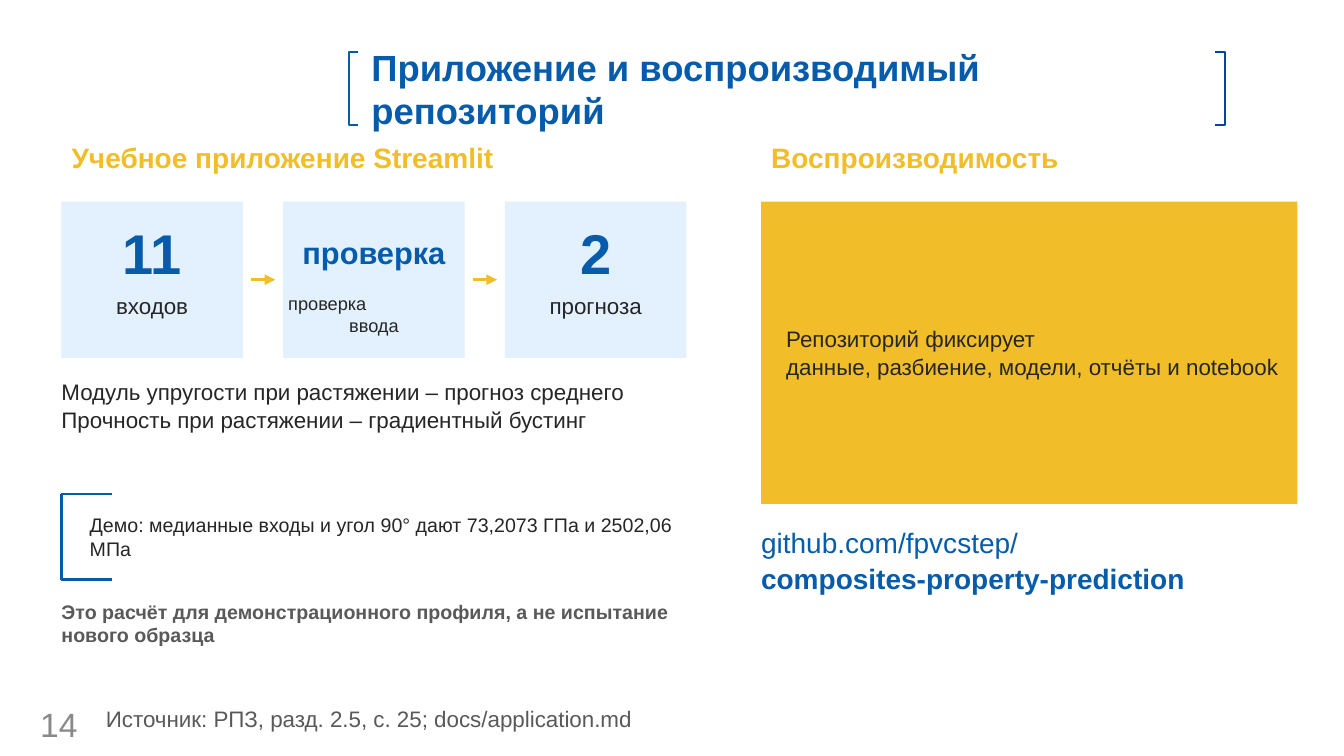
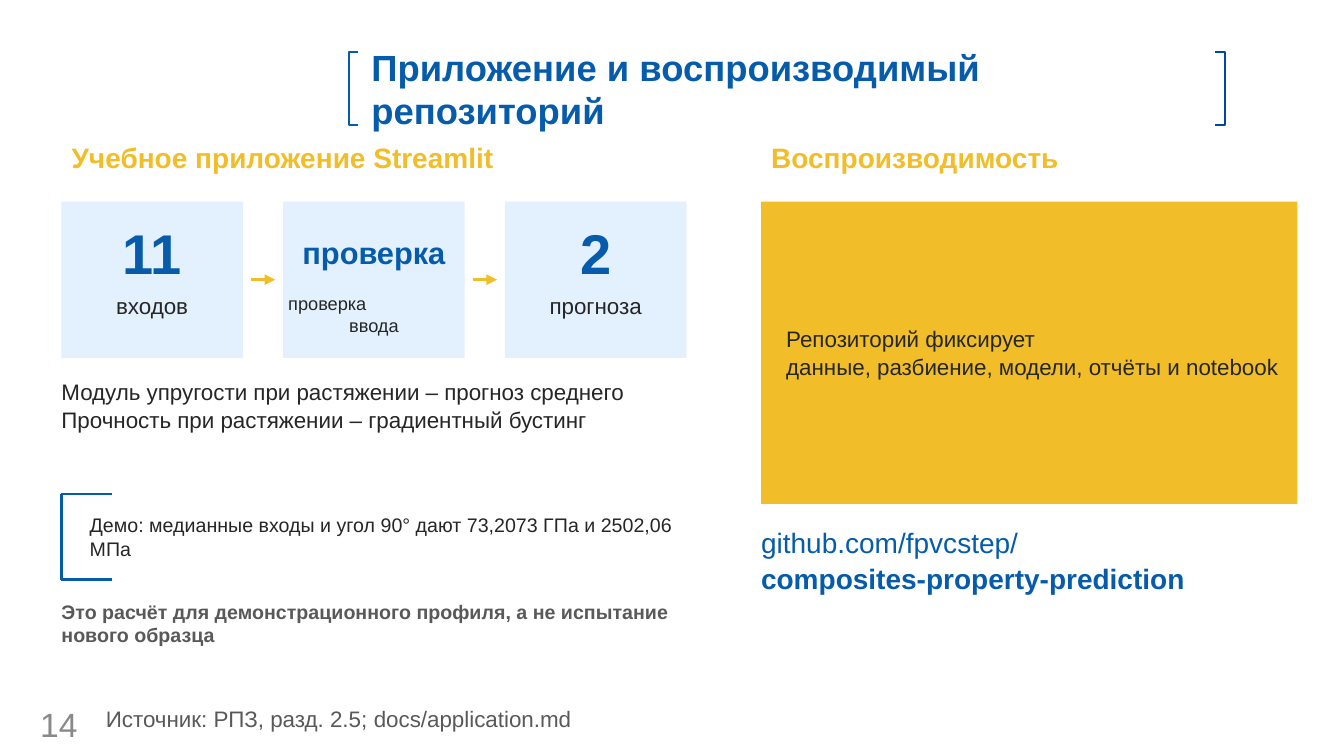
Before and after one commit to fpvcstep/composites-property-prediction, a slide deck: slide 14 of presentation/Презентация.pptx. Drawn at 1344x756 pixels with LibreOffice and Linux fonts; fonts in the diff are those of the drawing; background and template pictures are left out. Boxes give left, top, right and bottom in pixels: in the first picture for what was removed or moved away, otherwise in the second. Text is boxed around its words. In the diff, an @@ line names an element or a change of style, - is before the commit and + after.

Commit message:
docs: rewrite thesis in plain language and align references

```diff
--- a/presentation/Презентация.pptx
+++ b/presentation/Презентация.pptx
@@ text at <box>106,711,571,732</box>: text changed @@
-Источник: РПЗ, разд. 2.5, с. 25; docs/application.md
+Источник: РПЗ, разд. 2.5; docs/application.md
```
Also in this commit, not shown: 10 other slides changed, 5 other files.
